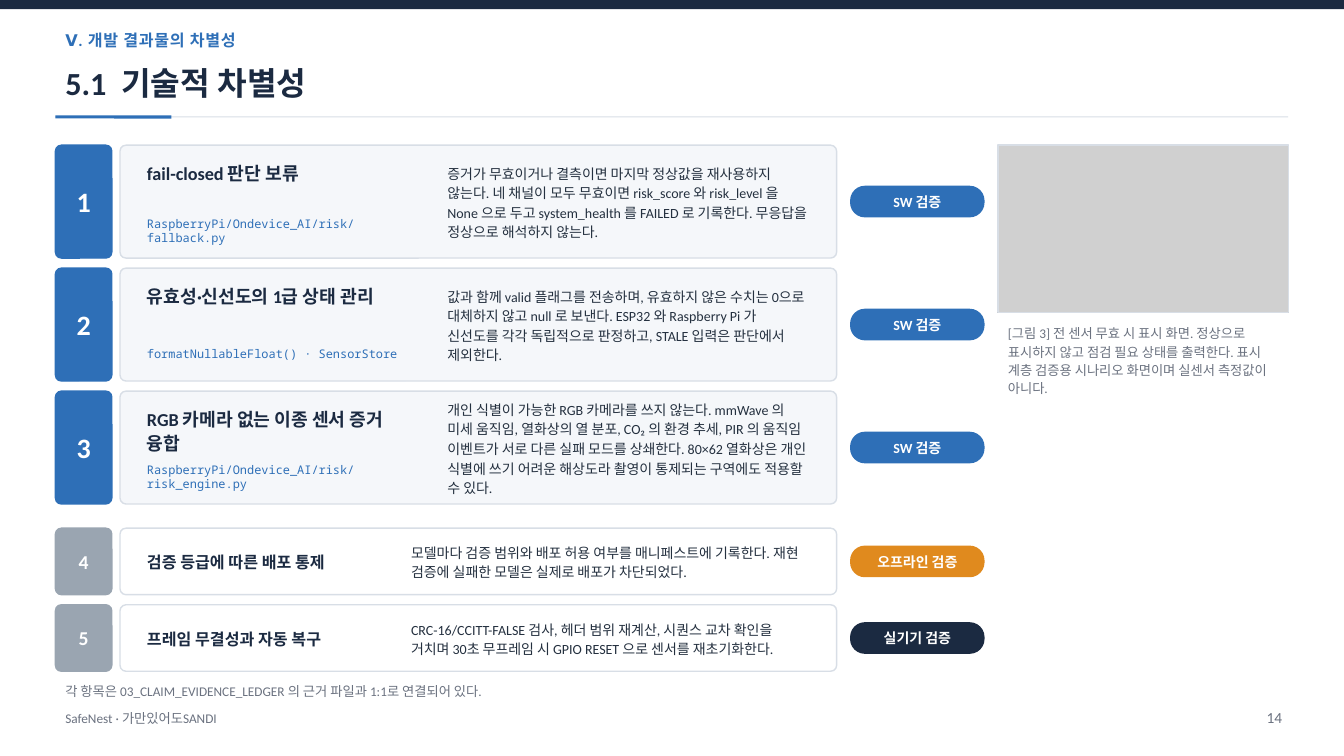
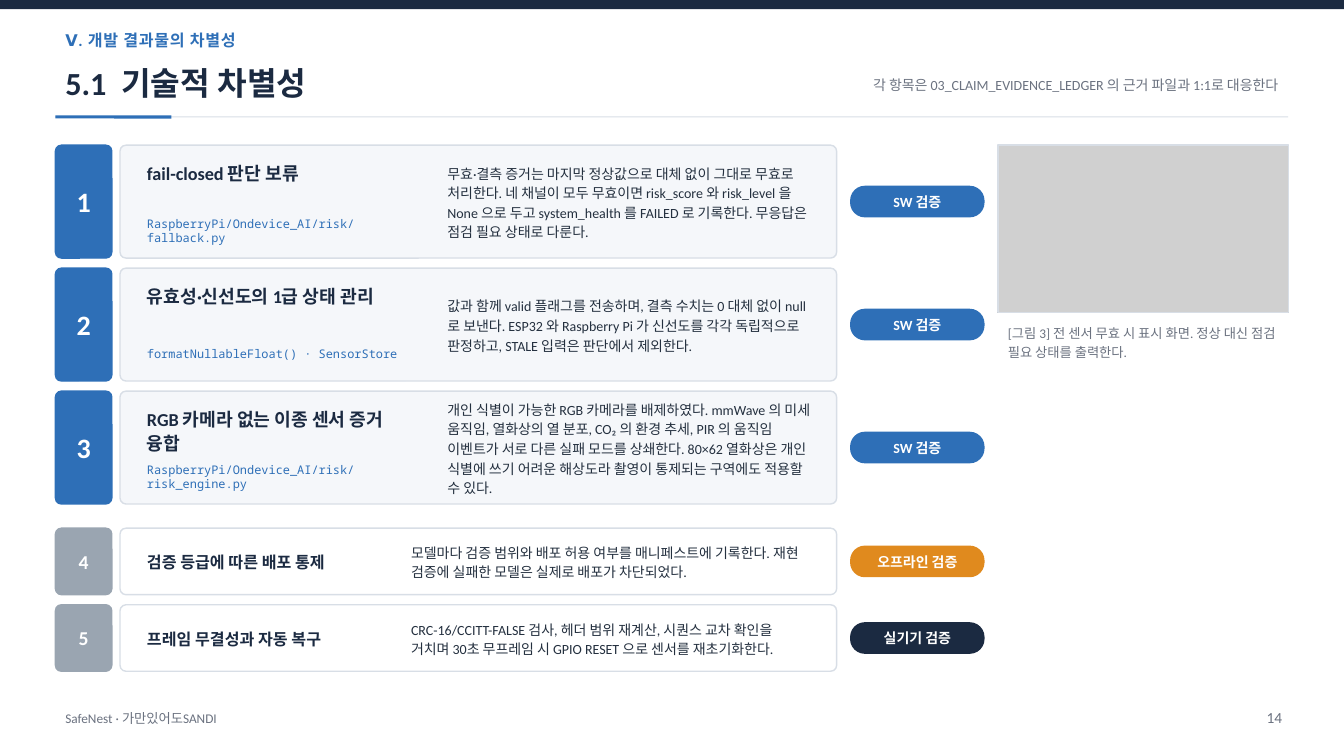
Before and after one commit to jinsu1011/safenest-embedded-competition, a slide deck: slide 15 of final-report/2026ESWContest_자유공모_가만있어도SANDI_개발완료보고서.pptx. Drawn at 1344x756 pixels with LibreOffice and Linux fonts; fonts in the diff are those of the drawing; grey boxes stand for pictures. Boxes give left, top, right and bottom in pixels: in the first picture for what was removed or moved away, otherwise in the second. Text is boxed around its words. In the diff, an @@ line names an element or a change of style, - is before the commit and + after.

```diff
--- a/final-report/2026ESWContest_자유공모_가만있어도SANDI_개발완료보고서.pptx
+++ b/final-report/2026ESWContest_자유공모_가만있어도SANDI_개발완료보고서.pptx
@@ text at [873, 78, 1278, 92]: text changed; size 9.5 to 10 pt @@
-각 항목은 03_CLAIM_EVIDENCE_LEDGER 의 근거 파일과 1:1로 연결되어 있다.
+각 항목은 03_CLAIM_EVIDENCE_LEDGER 의 근거 파일과 1:1로 대응한다
@@ text at [447, 167, 807, 238]: text changed @@
-증거가 무효이거나 결측이면 마지막 정상값을 재사용하지 않는다. 네 채널이 모두 무효이면 risk_score 와 risk_level 을 None 으로 두고 system_health 를 FAILED 로 기록한다. 무응답을 정상으로 해석하지 않는다.
+무효·결측 증거는 마지막 정상값으로 대체 없이 그대로 무효로 처리한다. 네 채널이 모두 무효이면 risk_score 와 risk_level 을 None 으로 두고 system_health 를 FAILED 로 기록한다. 무응답은 점검 필요 상태로 다룬다.
@@ text at [447, 299, 806, 353]: text changed @@
-값과 함께 valid 플래그를 전송하며, 유효하지 않은 수치는 0으로 대체하지 않고 null 로 보낸다. ESP32 와 Raspberry Pi 가 신선도를 각각 독립적으로 판정하고, STALE 입력은 판단에서 제외한다.
+값과 함께 valid 플래그를 전송하며, 결측 수치는 0 대체 없이 null 로 보낸다. ESP32 와 Raspberry Pi 가 신선도를 각각 독립적으로 판정하고, STALE 입력은 판단에서 제외한다.
@@ text at [1008, 327, 1275, 358]: text changed @@
-[그림 3] 전 센서 무효 시 표시 화면. 정상으로 표시하지 않고 점검 필요 상태를 출력한다. 표시 계층 검증용 시나리오 화면이며 실센서 측정값이 아니다.
+[그림 3] 전 센서 무효 시 표시 화면. 정상 대신 점검 필요 상태를 출력한다.
@@ text at [447, 403, 810, 494]: text changed @@
-개인 식별이 가능한 RGB 카메라를 쓰지 않는다. mmWave 의 미세 움직임, 열화상의 열 분포, CO₂ 의 환경 추세, PIR 의 움직임 이벤트가 서로 다른 실패 모드를 상쇄한다. 80×62 열화상은 개인 식별에 쓰기 어려운 해상도라 촬영이 통제되는 구역에도 적용할 수 있다.
+개인 식별이 가능한 RGB 카메라를 배제하였다. mmWave 의 미세 움직임, 열화상의 열 분포, CO₂ 의 환경 추세, PIR 의 움직임 이벤트가 서로 다른 실패 모드를 상쇄한다. 80×62 열화상은 개인 식별에 쓰기 어려운 해상도라 촬영이 통제되는 구역에도 적용할 수 있다.
```
Also in this commit, not shown: 11 other slides changed, 15 other files.
